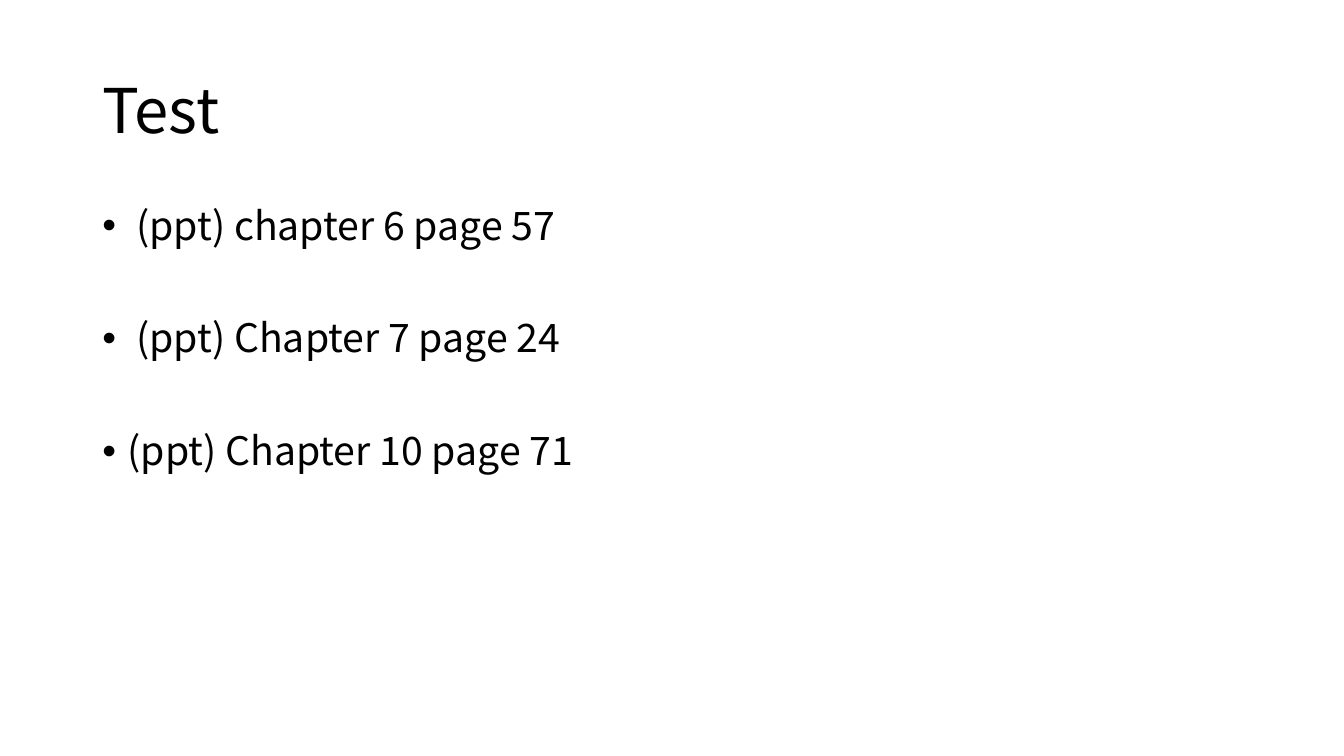
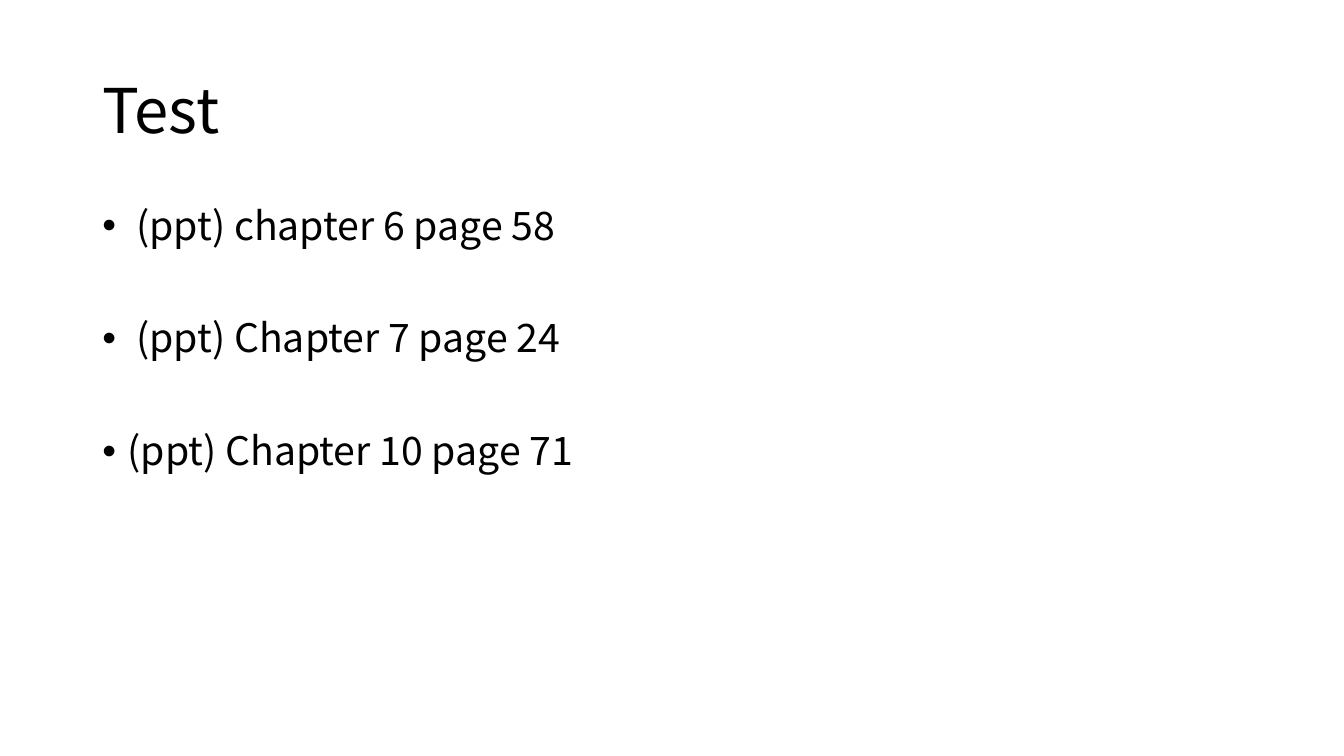
Before and after one commit to djuanbei/CPLUSPLUS, a slide deck: slide 2 of ppt/homework.pptx. Drawn at 1344x756 pixels with LibreOffice and Linux fonts; fonts in the diff are those of the drawing. Boxes give left, top, right and bottom in pixels: in the first picture for what was removed or moved away, otherwise in the second. Text is boxed around its words. In the diff, an @@ line names an element or a change of style, - is before the commit and + after.

Commit message:
ok

```diff
--- a/ppt/homework.pptx
+++ b/ppt/homework.pptx
@@ text at (136, 208, 555, 250): text changed @@
-• (ppt) chapter 6 page 57
+• (ppt) chapter 6 page 58
```
